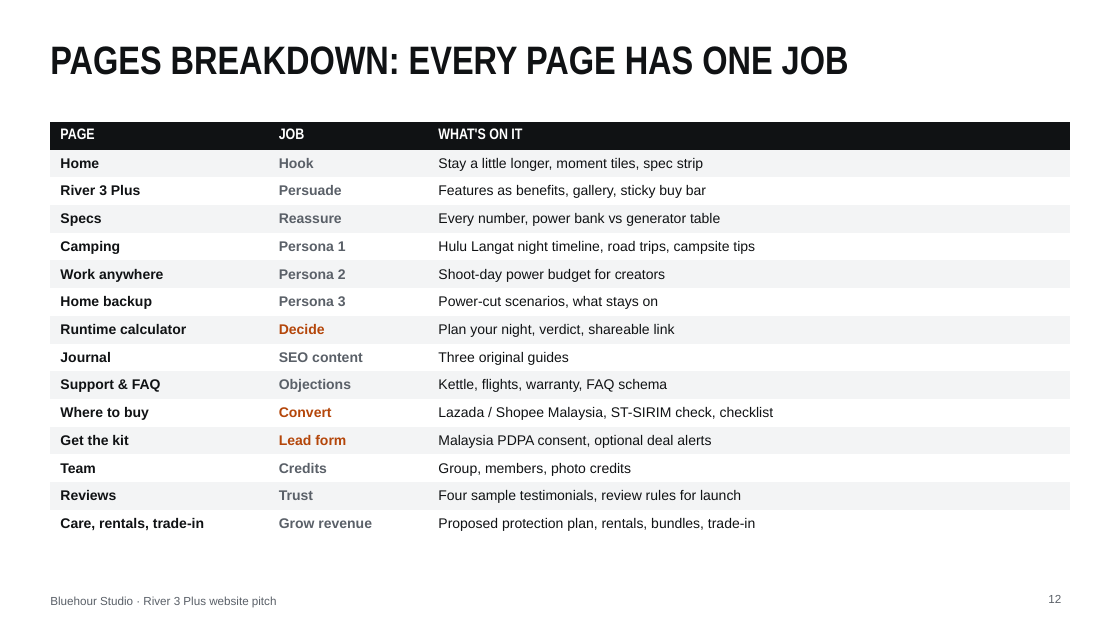
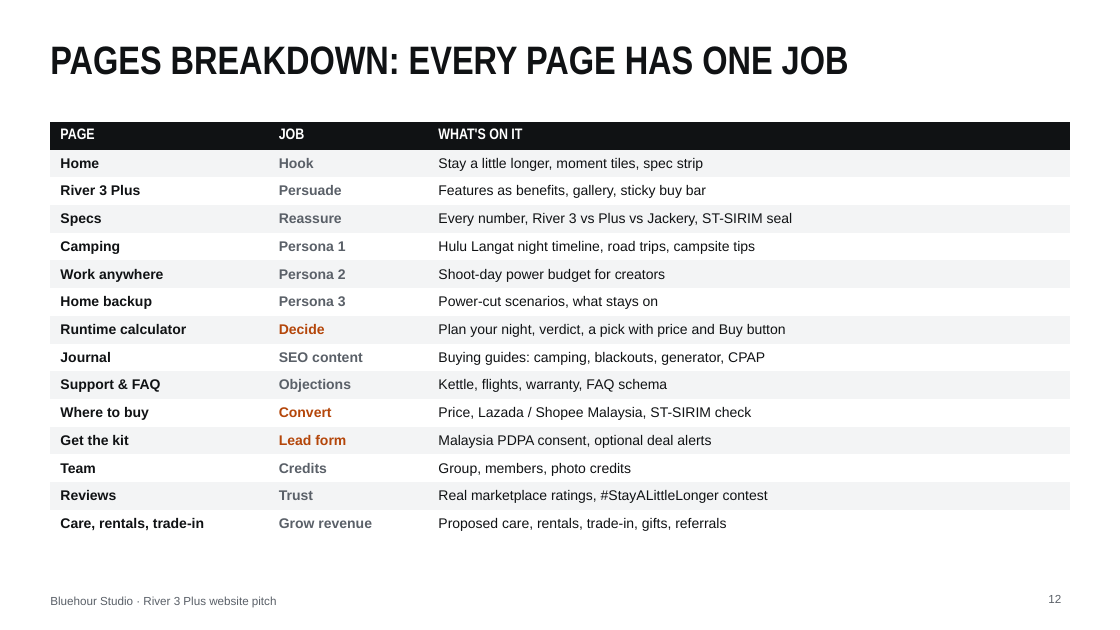
Before and after one commit to thecpinsiders/CS2024-Project-Website, a slide deck: slide 12 of Bluehour-Pitch-Deck.pptx. Drawn at 1120x630 pixels with LibreOffice and Linux fonts; fonts in the diff are those of the drawing. Boxes give left, top, right and bottom in pixels: in the first picture for what was removed or moved away, otherwise in the second. Text is boxed around its words. In the diff, an @@ line names an element or a change of style, - is before the commit and + after.

```diff
--- a/Bluehour-Pitch-Deck.pptx
+++ b/Bluehour-Pitch-Deck.pptx
@@ table at [50,122,1070,538] @@
-row 4, column 3: Every number, power bank vs generator table
+row 4, column 3: Every number, River 3 vs Plus vs Jackery, ST-SIRIM seal
-row 8, column 3: Plan your night, verdict, shareable link
+row 8, column 3: Plan your night, verdict, a pick with price and Buy button
-row 9, column 3: Three original guides
+row 9, column 3: Buying guides: camping, blackouts, generator, CPAP
-row 11, column 3: Lazada / Shopee Malaysia, ST-SIRIM check, checklist
+row 11, column 3: Price, Lazada / Shopee Malaysia, ST-SIRIM check
-row 14, column 3: Four sample testimonials, review rules for launch
+row 14, column 3: Real marketplace ratings, #StayALittleLonger contest
-row 15, column 3: Proposed protection plan, rentals, bundles, trade-in
+row 15, column 3: Proposed care, rentals, trade-in, gifts, referrals
```
Also in this commit, not shown: 5 other slides changed, 2 slides added, 19 other files.
